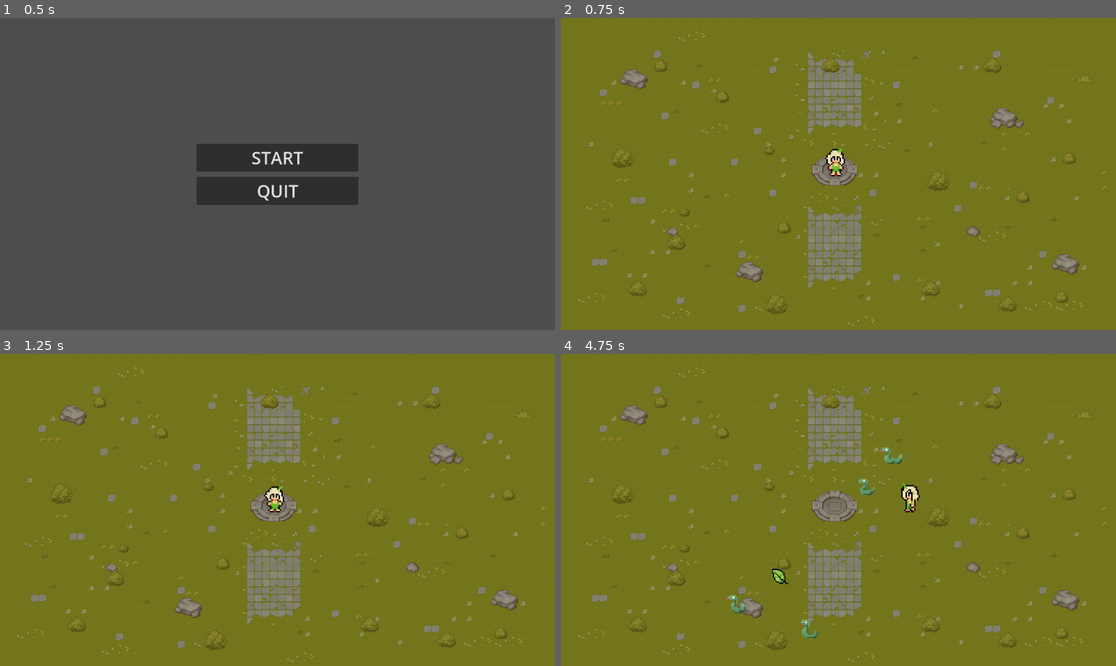
Above: before the commit, frames 1-4 (two rows, left to right).
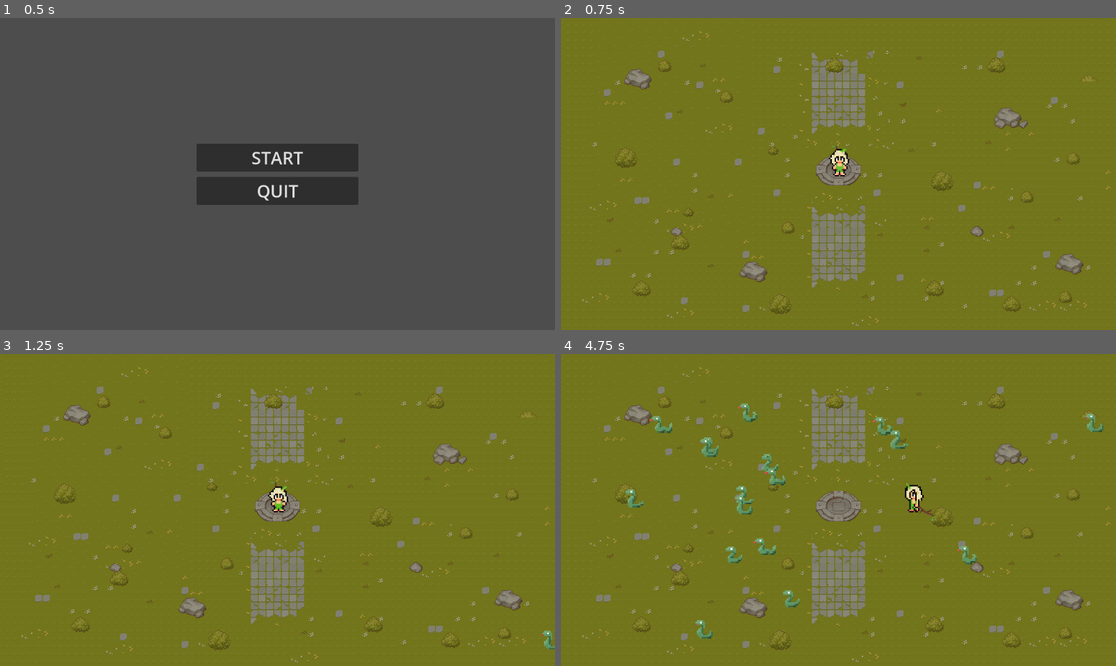
Above: after the commit, the same moments.

Repository: Jonniscoss/game-moral
Game: Godot game, scene res://scenes/main_menu.tscn
Two runs of this game, one before a commit and one after it. Both use one fixed random seed, a clock stepped at 60 frames per second and the inputs below.
Inputs (mouse positions are in pixels of both pictures, inside the frame that each line leads up to):
- Up to frame 1 (0.5 s): no input
- Up to frame 2 (0.75 s): click "START" at 0.5 s
- Up to frame 3 (1.25 s): no input
- Up to frame 4 (4.75 s): tap Enter (ui_accept) at 1.25, 1.35, 1.52, 1.82, 2.27, 2.3, 2.57, 2.85, 3.77, 3.8, 4.07, 4.35, 4.52 s; move the mouse to (960, 494) at 1.27 s; hold D (WalkRight) 1.28-2.03 s; move the mouse to (727, 525) at 2.02 s; hold Down (WalkDown) 2.03-2.78 s; click (727, 525) at 2.1 s; move the mouse to (894, 441) at 2.77 s; hold D (WalkRight) 2.78-3.53 s; move the mouse to (810, 572) at 3.52 s; hold W (WalkUp) 3.53-4.28 s; click (810, 572) at 3.6 s; move the mouse to (1005, 556) at 4.27 s; hold A (WalkLeft) from 4.28 s (still down)

Frame 1 is identical in both runs. In frame 2, 6.2% of the frame differs, in the area x 3-99%, y 4-99%; in frame 3, 6.2%; in frame 4, 8.1%.

Commit message:
Enemy not spawning area

Diff:
--- a/Scripts/bullet.gd
+++ b/Scripts/bullet.gd
@@ -7,7 +7,7 @@
 
 func _process(delta):
 	position += transform.x * SPEED * delta
-	#rotation += ROTATION_STEP * delta
+	#drotation += ROTATION_STEP * delta
 	sprite.rotation += ROTATION_STEP * delta
 func _on_visible_on_screen_notifier_2d_screen_exited():
 	queue_free()
--- a/Scripts/enemy.gd
+++ b/Scripts/enemy.gd
@@ -30,7 +30,7 @@
 func take_damage(amount: int):
 	health -= amount
 	if health <= 0:
-		if drop_item and randf() < 0.1:
+		if drop_item and randf() < 0.08:
 			var item = drop_item.instantiate()
 			item.position = global_position
 			get_tree().current_scene.add_child(item)
--- a/Scripts/enemy_spawner.gd
+++ b/Scripts/enemy_spawner.gd
@@ -1,52 +1,105 @@
 extends Node2D
 
 @export var enemy_prefab: PackedScene
+@export var player: CharacterBody2D  # DRAG YOUR PLAYER NODE HERE IN INSPECTOR
 @export var message_label: Label
-@export var ground_position: Vector2
-@export var ground_size: Vector2
-@export var player_path: NodePath
+@export var spawn_interval := 0.5
+@export var ground_position: Vector2 = Vector2(0, 0)
+@export var ground_size: Vector2 = Vector2(2000,1200)
+@export var min_spawn_distance := 400
+@export var max_spawn_attempts := 6000
 
-@onready var player: CharacterBody2D = get_node(player_path)
-
-const MIN_SPAWN_DISTANCE := 150.0
+var spawn_timer: Timer
 
 func _ready():
-	randomize()
+	print("========================================")
+	print("SPAWNER STARTING")
+	print("========================================")
 
-func get_player_radius() -> float:
-	var shape = player.get_node("Area2D/Spawn").shape
-	if shape is CircleShape2D:
-		return shape.radius
-	if shape is CapsuleShape2D:
-		return shape.radius
-	return 0.0
+	# Check player
+	if player == null:
+		print("ERROR: Player not assigned! Drag the Eva node into the 'Player' field in the inspector!")
+		return
+	else:
+		print("✓ Player found: ", player.name)
+		print("✓ Player position: ", player.global_position)
 
-func _on_timer_timeout() -> void:
-	if player == null:
+	# Check enemy prefab
+	if enemy_prefab == null:
+		print("ERROR: enemy_prefab not assigned! Drag your snake scene into 'Enemy Prefab' field!")
+		return
+	else:
+		print("✓ Enemy prefab assigned")
+
+	# Create timer
+	spawn_timer = Timer.new()
+	spawn_timer.wait_time = spawn_interval
+	spawn_timer.autostart = true
+	spawn_timer.timeout.connect(_spawn_enemy)
+	add_child(spawn_timer)
+	print("✓ Timer created (spawning every ", spawn_interval, " seconds)")
+	print("========================================")
+
+func _spawn_enemy() -> void:
+	print("\n--- Attempting to spawn enemy ---")
+
+	if player == null or not is_instance_valid(player):
+		print("ERROR: Player is invalid!")
 		return
 
-	var enemy = enemy_prefab.instantiate()
-	enemy.message_label = message_label
+	if enemy_prefab == null:
+		print("ERROR: Enemy prefab is null!")
+		return
 
-	var min_distance = get_player_radius() + 50.0
-	var spawn_position: Vector2
-	var attempts := 0
+	var spawn_pos: Vector2
+	var found_valid_position := false
 
-	while attempts < 40:
-		attempts += 1
-
-		spawn_position = ground_position + Vector2(
+	for attempt in range(max_spawn_attempts):
+		spawn_pos = ground_position + Vector2(
 			randf_range(0, ground_size.x),
 			randf_range(0, ground_size.y)
 		)
 
-		if spawn_position.distance_to(player.global_position) >= min_distance:
-			enemy.global_position = spawn_position
-			add_child(enemy)
-			return
+		var distance_to_player = spawn_pos.distance_to(player.global_position)
 
-func is_spawn_allowed(pos: Vector2) -> bool:
-	for area in get_tree().get_nodes_in_group("SpawnBlockers"):
-		if area.get_global_rect().has_point(pos):
-			return false
+		if distance_to_player >= min_spawn_distance and is_position_clear(spawn_pos):
+			found_valid_position = true
+			print("✓ Found spawn at distance: ", distance_to_player, " (attempt ", attempt + 1, ")")
+			break
+
+	if found_valid_position:
+		var enemy = enemy_prefab.instantiate()
+		enemy.global_position = spawn_pos
+		if message_label:
+			enemy.message_label = message_label
+		get_parent().add_child(enemy)
+		print("✓ ENEMY SPAWNED at: ", spawn_pos)
+	else:
+		print("✗ Could not find valid spawn position")
+
+func is_position_clear(pos: Vector2) -> bool:
+	var blockers = get_tree().get_nodes_in_group("SpawnBlockers")
+
+	for blocker in blockers:
+		var collision_shape = blocker.get_node_or_null("CollisionShape2D")
+		if collision_shape == null or collision_shape.shape == null:
+			continue
+
+		var shape = collision_shape.shape
+		var blocker_pos = blocker.global_position
+
+		if shape is RectangleShape2D:
+			var half_size = shape.size / 2.0
+			var rect = Rect2(blocker_pos - half_size, shape.size)
+			if rect.has_point(pos):
+				return false
+
+		elif shape is CircleShape2D:
+			if pos.distance_to(blocker_pos) <= shape.radius:
+				return false
 	return true
+
+func _process(_delta):
+	if Input.is_action_just_pressed("ui_accept"):
+		print("\n!!! SPACEBAR - FORCING SPAWN !!!")
+		_spawn_enemy()
--- a/scenes/Eva lol.tscn
+++ b/scenes/Eva lol.tscn
@@ -212,9 +212,6 @@
 
 [sub_resource type="RectangleShape2D" id="RectangleShape2D_f0pod"]
 size = Vector2(10, 20)
-
-[sub_resource type="CircleShape2D" id="CircleShape2D_f0pod"]
-radius = 288.00174
 
 [node name="Eva" type="CharacterBody2D" groups=["SpawnBlockers"]]
 y_sort_enabled = true
@@ -240,15 +237,4 @@
 one_way_collision = true
 
 [node name="Gun" parent="." instance=ExtResource("4_f0pod")]
-visible = false
 position = Vector2(3, -16)
-
-[node name="Area2D" type="Area2D" parent="."]
-visible = false
-collision_layer = 8
-collision_mask = 0
-
-[node name="Spawn" type="CollisionShape2D" parent="Area2D"]
-visible = false
-position = Vector2(3, -24)
-shape = SubResource("CircleShape2D_f0pod")
--- a/scenes/world.tscn
+++ b/scenes/world.tscn
@@ -560,12 +560,12 @@
 metadata/_edit_vertical_guides_ = [-594.0, 578.0]
 metadata/_edit_horizontal_guides_ = [-335.0, 336.0]
 
-[node name="EnemySpawner" parent="." node_paths=PackedStringArray("message_label") instance=ExtResource("7_4mrxx")]
+[node name="EnemySpawner" parent="." node_paths=PackedStringArray("player", "message_label") instance=ExtResource("7_4mrxx")]
 position = Vector2(-590, -330)
+player = NodePath("../Eva")
 message_label = NodePath("../Label")
-ground_position = Vector2(36, -21)
-ground_size = Vector2(1180, 660)
-player_path = NodePath("../Eva")
+ground_position = Vector2(-576, -324)
+ground_size = Vector2(1152, 648)
 
 [node name="Label" type="Label" parent="."]
 z_index = 10
@@ -589,6 +589,10 @@
 message_text = "YOU DIED"
 
 [node name="Camera2D" type="Camera2D" parent="."]
+limit_left = -600
+limit_top = -339
+limit_right = 568
+limit_bottom = 326
 
 [node name="Eva" parent="." instance=ExtResource("4_k0juu")]
 z_index = 3
Not shown: 1 places in scenes/Eva lol.tscn that only renumber resources
